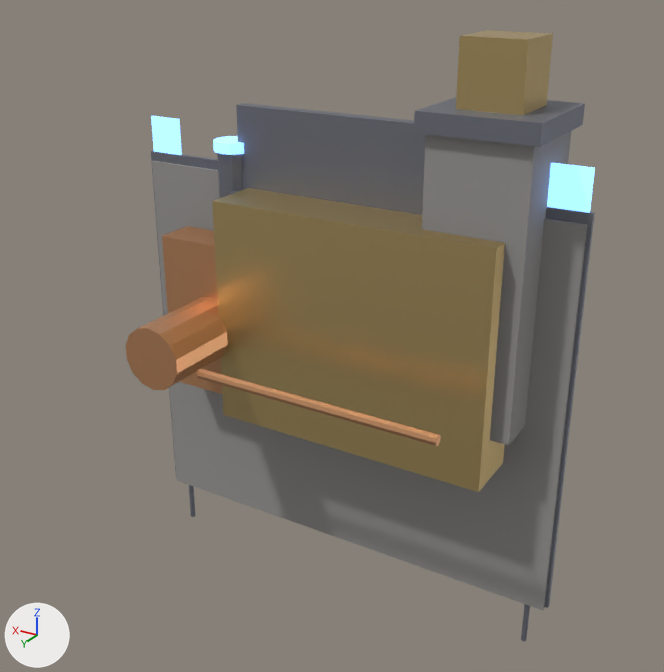
Renders of the Blender file blender/source/gearforge_civic_hall.blend from each side of a commit.
The view is the same before and after, from a camera (50 mm lens) standing at (-12.0, 20.64, 11.64) and looking at (0.26, 0.2, 1.42). The axes (+X, +Y, +Z) are drawn at lower left. The lights are the same throughout. The picture after the commit comes second.

In view in the first picture: 'gearforge_civic_hall_annex', 'gearforge_civic_hall_banner_-60', 'gearforge_civic_hall_banner_60', 'gearforge_civic_hall_hall', 'gearforge_civic_hall_pad', 'gearforge_civic_hall_pad_trim', 'gearforge_civic_hall_pipe', 'gearforge_civic_hall_pole_-60', 'gearforge_civic_hall_pole_60', 'gearforge_civic_hall_roof', 'gearforge_civic_hall_stack', 'gearforge_civic_hall_tank', 'gearforge_civic_hall_tower', 'gearforge_civic_hall_tower_cap', 'gearforge_civic_hall_tower_top' and 1 more.
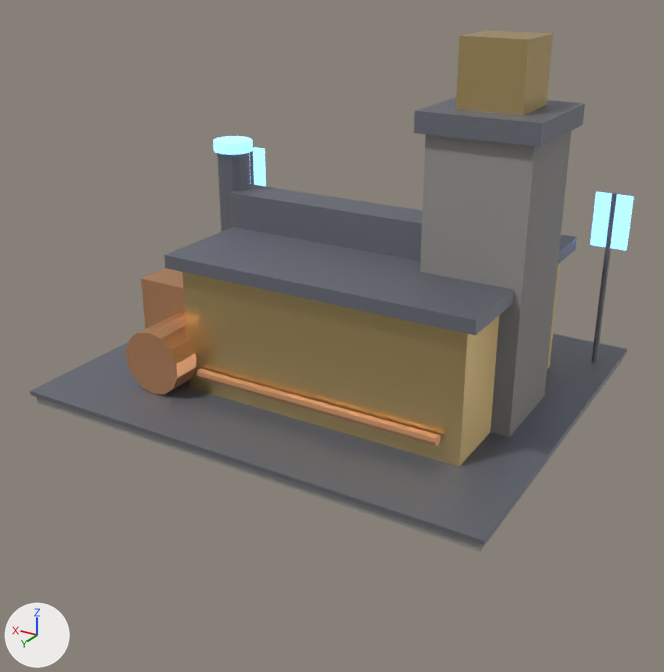
Location of each change, [x1, y1, x2, y2] in pixels of the pictures (664 x 672 px):
'gearforge_civic_hall_hall', rescaled
    before: [212, 188, 505, 492]
    after: [182, 263, 560, 466]
'gearforge_civic_hall_pad', rescaled
    before: [152, 161, 588, 610]
    after: [36, 360, 622, 551]
'gearforge_civic_hall_pad_trim', rescaled
    before: [151, 150, 595, 608]
    after: [30, 334, 627, 545]
'gearforge_civic_hall_roof', rescaled
    before: [236, 103, 426, 215]
    after: [164, 227, 577, 335]
'gearforge_civic_hall_annex', rescaled
    before: [162, 226, 222, 394]
    after: [141, 268, 185, 329]
'gearforge_civic_hall_banner_-60', moved
    before: [547, 163, 595, 213]
    after: [590, 192, 634, 251]
'gearforge_civic_hall_banner_60', moved
    before: [151, 116, 182, 155]
    after: [249, 147, 266, 186]
'gearforge_civic_hall_pole_-60', moved
    before: [521, 604, 530, 641]
    after: [592, 192, 618, 363]
'gearforge_civic_hall_pole_60', moved
    before: [189, 485, 195, 517]
    after: [250, 146, 254, 185]
'gearforge_civic_hall_ridge', unchanged, uncovered by the edit
    before: [229, 191, 239, 195]
    after: [229, 184, 423, 261]

What changed in the scene script:
```text
Change me_cube:
    used by ob_gearforge_civic_hall_pad; location = (0.0, 0.0, 0.0)
    remove me_cube.from_pydata(...)  # 8 vertices, 6 faces; spans x -6.5..6.5, y -0.15..0.15, z -5.35..5.65
    add me_cube.from_pydata(...)  # 8 vertices, 6 faces; spans x -6.5..6.5, y -5.5..5.5, z 0.0..0.3
    me_cube part 1: the whole mesh is scaled about its middle by (1, 36.7, 0.0273)
Change me_cube_001:
    used by ob_gearforge_civic_hall_pad_trim; location = (0.0, 0.0, 0.0)
    remove me_cube_001.from_pydata(...)  # 8 vertices, 6 faces; spans x -6.6..6.6, y -0.06..0.06, z -5.28..5.92
    add me_cube_001.from_pydata(...)  # 8 vertices, 6 faces; spans x -6.6..6.6, y -5.6..5.6, z 0.26..0.38
    me_cube_001 part 2: the whole mesh is scaled about its middle by (1, 93.3, 0.0107)
Change me_cube_002:
    used by ob_gearforge_civic_hall_hall; location = (0.0, 0.0, 0.0)
    remove me_cube_002.from_pydata(...)  # 8 vertices, 6 faces; spans x -5.0..3.0, y -1.8..1.8, z -1.1..5.3
    add me_cube_002.from_pydata(...)  # 8 vertices, 6 faces; spans x -5.0..3.0, y -3.2..3.2, z 0.3..3.9
    me_cube_002 part 3: the whole mesh is scaled about its middle by (1, 1.78, 0.562)
Change me_cube_003:
    used by ob_gearforge_civic_hall_annex; location = (0.0, 0.0, 0.0)
    remove me_cube_003.from_pydata(...)  # 8 vertices, 6 faces; spans x 1.9..5.3, y -1.3..1.3, z -0.75..3.85
    add me_cube_003.from_pydata(...)  # 8 vertices, 6 faces; spans x 1.9..5.3, y -2.3..2.3, z 0.25..2.85
    me_cube_003 part 4: the whole mesh is scaled about its middle by (1, 1.77, 0.565)
Change me_cube_004:
    used by ob_gearforge_civic_hall_roof; location = (0.0, 0.0, 0.0)
    remove me_cube_004.from_pydata(...)  # 8 vertices, 6 faces; spans x -5.3..3.3, y -0.17..0.17, z 0.55..7.55
    add me_cube_004.from_pydata(...)  # 8 vertices, 6 faces; spans x -5.3..3.3, y -3.5..3.5, z 3.88..4.23
    me_cube_004 part 5: the whole mesh is scaled about its middle by (1, 20, 0.05)
Change me_cube_013:
    used by ob_gearforge_civic_hall_banner__60; location = (0.0, 0.0, 0.0)
    remove me_cube_013.from_pydata(...)  # 8 vertices, 6 faces; spans x -6.5..-5.5, y -0.04..0.04, z 5.45..6.95
    add me_cube_013.from_pydata(...)  # 8 vertices, 6 faces; spans x -6.5..-5.5, y -4.24..-4.16, z 3.85..5.35
    me_cube_013 part 6: the whole mesh is moved by (0.0, -4.2, -1.6)
Change me_cube_014:
    used by ob_gearforge_civic_hall_banner_60; location = (0.0, 0.0, 0.0)
    remove me_cube_014.from_pydata(...)  # 8 vertices, 6 faces; spans x 5.5..6.5, y -0.04..0.04, z 5.45..6.95
    add me_cube_014.from_pydata(...)  # 8 vertices, 6 faces; spans x 5.5..6.5, y -4.24..-4.16, z 3.85..5.35
    me_cube_014 part 7: the whole mesh is moved by (0.0, -4.2, -1.6)
Change ob_gearforge_civic_hall_pole__60:
    ob_gearforge_civic_hall_pole__60.location: (-6.0, 0.0, -4.2) -> (-6.0, -4.2, 2.88)
Change ob_gearforge_civic_hall_pole_60:
    ob_gearforge_civic_hall_pole_60.location: (6.0, 0.0, -4.2) -> (6.0, -4.2, 2.88)
```
